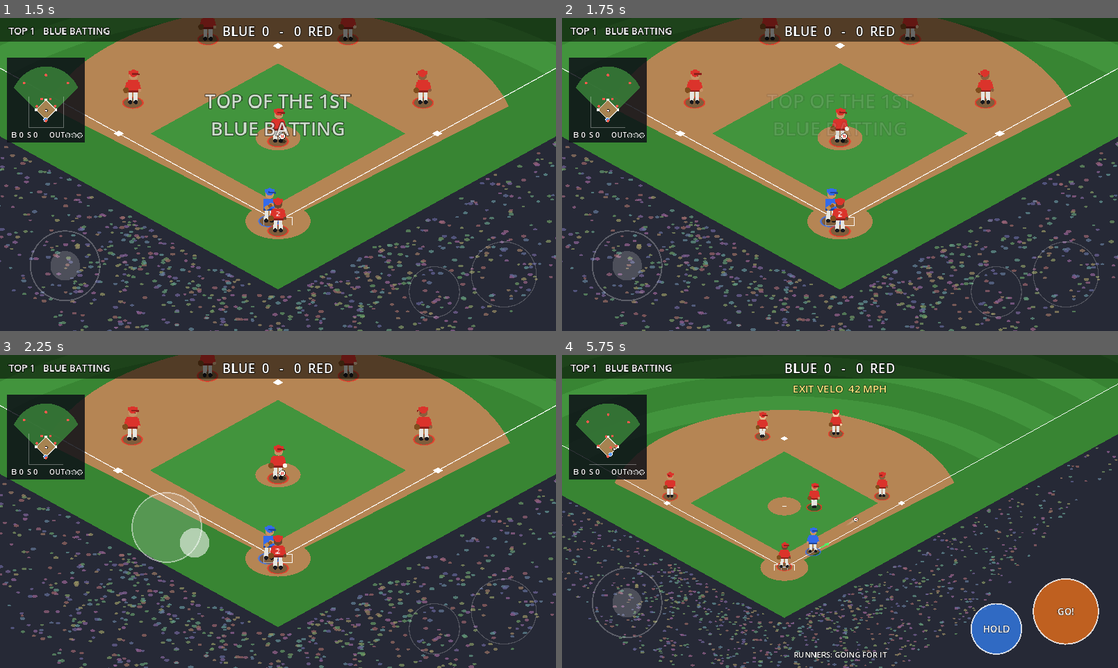
Above: before the commit, frames 1-4 (two rows, left to right).
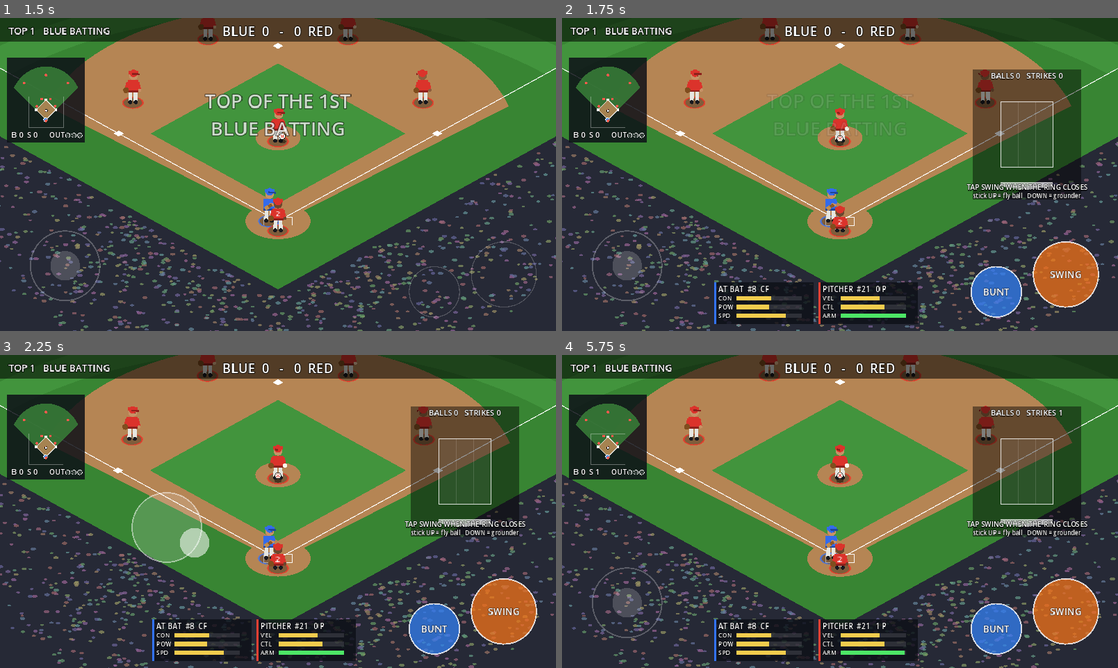
Above: after the commit, the same moments.

Repository: Kirmalo/road-trip-baseball
Game: Godot game, scene res://main.tscn
The game is run twice, just before and just after one commit, with the same random seed, the same clock (stepped at 60 frames per second) and the same inputs.
Inputs (mouse positions are in pixels of both pictures, inside the frame that each line leads up to):
- Up to frame 1 (1.5 s): click "EASY" at 0.5 s; tap Enter at 1.25 s; move the mouse to (400, 158) at 1.27 s; hold D from 1.28 s (still down); tap J at 1.35 s; click (400, 158) at 1.42 s
- Up to frame 2 (1.75 s): keep holding D; tap Space at 1.52, 1.55 s
- Up to frame 3 (2.25 s): tap Space at 1.82 s; release D at 2 s; drag from (166, 527) to (250, 574) at 2.02 s
- Up to frame 4 (5.75 s): move the mouse to (895, 442) at 2.77 s; hold D 2.78-3.5 s; tap J at 2.85 s; tap Space at 3.05, 4.52, 4.55, 4.82 s; drag from (812, 574) to (673, 464) at 3.52 s; move the mouse to (1006, 558) at 4.27 s; hold A 4.28-5 s; tap 1 at 4.35 s; drag from (673, 464) to (756, 433) at 5.02 s

Frame 1 is identical in both runs. In frame 2, 16% of the frame differs, in the area x 8-97%, y 16-98%; in frame 3, 16%; in frame 4, 50%, in the area x 0-100%, y 0-100%.

Commit message:
Phase 3: a deeper duel, power swing, smarter CPU, tap to skip
Research priorities P5-P9:
- Power swing: hold SWING and let go at the right moment (narrower
  window, more carry); a quick tap stays the normal swing and is still
  timed at the press.
- The CPU pitches and bats to the count: strikes when behind, chase
  pitches with two strikes, takes 3-0, sits on the fastball in hitter's
  counts, protects with two strikes, and power hitters swing hard in
  hitter's counts.
- Mistake pitches: a missed meter usually hangs flat over the middle,
  CPU pitchers throw the odd hanger (more when tired, more on Easy), and
  hangers get hit harder. Aiming at a corner shrinks the green zone.
- CPU runners: steal only in sensible situations; forced runners take
  only a few steps on a catchable fly. The fielder with the ball has a
  white ring.
- Tap A or B to skip pauses, slow motion and home run trots.
- Retuned CPU contact so averages stay on target (79 pitches, 9.5 runs,
  3.3 strikeouts per game).

Co-Authored-By: Claude Opus 5.5 <noreply@anthropic.com>
Claude-Session: https://claude.ai/code/session_01K8WPuaLY5ntaKqKiFmwy7x

Diff:
--- a/scripts/main.gd
+++ b/scripts/main.gd
@@ -41,7 +41,7 @@
 const MOUND := Vector2(0, -60.5 * FT)
 
 const SWING_DELAY := 0.12             # seconds from pressing SWING to the bat reaching the plate
-const CPU_WINDOW := 0.135             # CPU batters: how early or late they can be and still hit it
+const CPU_WINDOW := 0.12              # CPU batters: how early or late they can be and still hit it
 const BUNT_WINDOW := 0.25
 const METER_PERIOD := 1.1             # seconds for the pitch meter to sweep across and back
 const HOLD_AUTO_TIME := 2.5           # your fielder makes the best play by himself after this long
@@ -60,6 +60,8 @@
 const DIVE_REACH := 9.0 * FT          # a diving fielder can reach this far
 const DERBY_OUTS := 10
 const RELIEF_AT := 0.5
+const POWER_HOLD := 0.16               # hold SWING longer than this and let go for a power swing
+const POWER_WINDOW := 0.72             # a power swing's timing window, as a share of the normal one
 const TOUCH_LATENCY := 0.03            # touch screens report a tap a little late; a swing counts this much earlier                 # you can bring in a reliever once your pitcher's energy drops below this
 
 # fielding spots in feet: P, C, 1B, 2B, SS, 3B, LF, CF, RF
@@ -92,6 +94,7 @@
 var team_data := [{}, {}]              # Ratings.make_team(): "players" (by role) and "staff" (starter + 2 relievers)
 var pitcher_idx := [0, 0]              # which of the staff is pitching
 var pitch_brk := Vector2.ZERO           # this pitch's late break (zone units), for the panel
+var pitch_hang := false                # a mistake: a flat pitch hanging over the plate
 
 # steals, pickoffs and other plays that aren't a ball in play
 var special_play := ""                 # "steal" or "pickoff" while one runs as a live play
@@ -133,6 +136,12 @@
 var contact_bunt := false
 var cpu_swing_at := -1.0
 var cpu_stick := 0.0
+var cpu_power := false
+var swing_power := false               # this swing is a power swing (narrower window, more carry)
+var contact_power := false
+var a_down_usec := -1                  # SWING held down since (usec), -1 = not held
+var a_down_clock := -1.0               # the pitch clock when it went down (-1 = pressed before the pitch)
+var ht_power := false                  # --humantest: this swing is a scripted power swing
 var zone_show := 0.0
 var meter_active := false              # your pitch meter is sweeping
 var meter_t := 0.0
@@ -281,6 +290,7 @@
 	root.add_child(controls)
 	controls.a_pressed.connect(_on_a_pressed)
 	controls.b_pressed.connect(_on_b_pressed)
+	controls.a_released.connect(_on_a_released)
 	controls.base_pressed.connect(_on_base_pressed)
 	controls.pitch_pressed.connect(_on_pitch_pressed)
 	controls.small_pressed.connect(_on_small_pressed)
@@ -501,6 +511,9 @@
 	meter_active = false
 	meter_t = 0.0
 	meter_pos = -1.0
+	swing_power = false
+	contact_power = false
+	batter.loading = false
 	batter.swing_t = -1.0
 	batter.bunting = false
 	batter.position = Vector2(-3.6 * FT, 0)
@@ -531,9 +544,13 @@
 		if c != null:
 			var p := clampf((float(c.r["speed"]) - 50.0) / 90.0, 0.0, 0.3)
 			if c.on_base == 2:
-				p *= 0.5
+				p *= 0.5 if outs == 1 else 0.0   # steal third only with one out
 			if outs == 2:
 				p *= 0.7
+			if balls == 3 or (strikes == 2 and balls < 2):
+				p *= 0.3                         # not into a likely walk, nor in a pitcher's count
+			if absf(score[batting] - score[fielding]) >= 4:
+				p = 0.0                          # not with a big lead or a big deficit
 			c.steal_intent = rng.randf() < p
 	_set_leads()
 	ball.hold(_pitcher())
@@ -757,7 +774,12 @@
 
 func _cpu_pick_pitch() -> int:
 	var menu_t := pitch_menu()
-	if rng.randf() < 0.5 or balls == 3:
+	var fb := 0.5
+	if balls > strikes or balls == 3:
+		fb = 0.78   # behind in the count: the fastball he can throw for a strike
+	elif strikes == 2:
+		fb = 0.35   # ahead: his out pitch
+	if rng.randf() < fb:
 		return FASTBALL
 	return menu_t[rng.randi() % menu_t.size()]
 
@@ -765,12 +787,16 @@
 	# your pitch meter's green zone: the level, the pitcher's control, and how tired he is
 	var e := pitcher_energy()
 	var c := float(pitcher_r()["control"])
-	return Difficulty.value(level, "meter_green") * (0.75 + c * 0.005) * (0.6 + 0.4 * minf(1.0, e * 2.0))
+	var g: float = Difficulty.value(level, "meter_green") * (0.75 + c * 0.005) * (0.6 + 0.4 * minf(1.0, e * 2.0))
+	# aiming at the edge of the zone is risky: the green zone shrinks as the aim nears a corner
+	var edge := clampf((maxf(absf(aim.x), absf(aim.y)) - 0.55) / 0.45, 0.0, 1.0)
+	return g * (1.0 - 0.4 * edge)
 
 func _throw_pitch(type: int) -> void:
 	if phase != PRE_PITCH or meter_active:
 		return
 	pitch_type = type
+	pitch_hang = false
 	if human_pitching():
 		# start the meter; the pitch goes when you stop it
 		meter_active = true
@@ -790,19 +816,27 @@
 	meter_active = false
 	var off := absf(meter_pos)
 	var green := meter_green()
-	var scatter := 0.05
+	stat("meter_" + ("green" if off <= green else "miss"))
 	if off <= green:
 		show_message("ON TARGET", 0.7)
+		_deliver_pitch(aim + _gauss2(0.05))
+		return
+	var miss := (off - green) / (1.0 - green)
+	if rng.randf() < 0.65:
+		# the usual mistake: it flattens out and hangs over the middle of the plate
+		pitch_hang = true
+		show_message("HANGING...", 0.7)
+		_deliver_pitch(aim.lerp(Vector2(0, -0.25), clampf(0.4 + miss * 0.6, 0.0, 1.0)) + _gauss2(0.08))
 	else:
-		scatter = 0.12 + (off - green) / (1.0 - green) * 0.55
-	stat("meter_" + ("green" if off <= green else "miss"))
-	_deliver_pitch(aim + _gauss2(scatter))
+		_deliver_pitch(aim + _gauss2(0.12 + miss * 0.55))   # or it gets away from him
 
 func _deliver_pitch(loc: Vector2) -> void:
 	var pr := pitcher_r()
 	var e := pitcher_energy()
 	pitch_loc = loc
 	pitch_brk = BREAK[pitch_type] * (_pitch_rating(pitch_type) / 60.0)
+	if pitch_hang:
+		pitch_brk *= 0.3   # a hanger barely breaks
 	var vel := float(pr["velocity"])
 	var fb_dur := lerpf(0.92, 0.76, vel / 100.0) + (1.0 - e) * 0.08
 	pitch_dur = fb_dur + SLOWER[pitch_type] + rng.randf_range(-0.02, 0.02)
@@ -822,11 +856,26 @@
 func _cpu_pitch_target(lv: int) -> Vector2:
 	if derby:
 		return Vector2(rng.randf_range(-0.6, 0.6), rng.randf_range(-0.6, 0.6))
+	# the odd mistake: more when he's tired, and more on Easy
+	var mistake := 0.03 + (1.0 - pitcher_energy()) * 0.1 + (0.04 if lv == Difficulty.EASY else 0.0)
+	if rng.randf() < mistake:
+		pitch_hang = true
+		return Vector2(rng.randf_range(-0.35, 0.35), rng.randf_range(-0.6, -0.1))
+	# pitching to the count: behind, he has to throw strikes; ahead with two strikes, he makes you chase
 	var strike_chance := Difficulty.value(lv, "cpu_strikes")
 	if balls == 3:
-		strike_chance = 0.8
+		strike_chance = 0.85 if strikes < 2 else 0.75
+	elif balls > strikes:
+		strike_chance = maxf(strike_chance, 0.68)
+	elif strikes == 2:
+		strike_chance = 0.32
 	if rng.randf() < strike_chance:
 		return Vector2(rng.randf_range(-0.85, 0.85), rng.randf_range(-0.85, 0.85))
+	if strikes == 2:
+		# a chase pitch just off the plate, usually low or away
+		var low := rng.randf() < 0.6
+		return Vector2(rng.randf_range(-0.9, 0.9), rng.randf_range(1.05, 1.4)) if low \
+			else Vector2(rng.randf_range(1.05, 1.4) * (1.0 if rng.randf() < 0.5 else -1.0), rng.randf_range(-0.8, 0.8))
 	return Vector2(rng.randf_range(-1.45, 1.45), rng.randf_range(-1.45, 1.45))
 
 func _plan_cpu_swing() -> void:
@@ -836,21 +885,34 @@
 		p = Difficulty.value(lv, "cpu_zone_swing")
 	elif absf(pitch_loc.x) < 1.35 and absf(pitch_loc.y) < 1.35:
 		p = Difficulty.value(lv, "cpu_chase") * (1.0 + _pitch_rating(pitch_type) / 200.0 if pitch_type != FASTBALL else 1.0)
+	var hitters_count := balls >= 2 and balls > strikes
 	if strikes == 2:
-		p += 0.15
+		p += 0.15            # protect the plate
+	if balls == 3 and strikes == 0:
+		p *= 0.2             # 3-0: take
+	if pitch_hang:
+		p = maxf(p, 0.85)    # a hanger: everybody swings
 	if rng.randf() >= p:
 		return
 	var con := float(batter.r["contact"])
-	var te := rng.randfn(0.0, Difficulty.value(lv, "cpu_timing_sd") * (1.2 - con * 0.004))
-	te += FOOL[pitch_type] * (_pitch_rating(pitch_type) / 60.0) * minf(1.0, pitcher_energy() * 2.0)   # fooled: out in front
+	var sd: float = Difficulty.value(lv, "cpu_timing_sd") * (1.2 - con * 0.004)
+	if pitch_hang or (hitters_count and pitch_type == FASTBALL):
+		sd *= 0.85           # sitting on it
+	var te := rng.randfn(0.0, sd)
+	if not pitch_hang:
+		te += FOOL[pitch_type] * (_pitch_rating(pitch_type) / 60.0) * minf(1.0, pitcher_energy() * 2.0)   # fooled: out in front
 	cpu_swing_at = maxf(0.05, pitch_dur - SWING_DELAY - te)
 	cpu_stick = 0.0
+	cpu_power = false
+	var pw := float(batter.r["power"])
+	if strikes == 2:
+		return               # two strikes: a short, level swing
 	var roll := rng.randf()
-	var pw := float(batter.r["power"])
-	if roll < 0.06 + pw * 0.0015:
+	if roll < 0.06 + pw * 0.0015 + (0.15 if hitters_count else 0.0):
 		cpu_stick = 1.0      # power hitters try to lift it
 	elif roll < 0.2 + pw * 0.0015:
 		cpu_stick = -1.0
+	cpu_power = hitters_count and pw > 58.0 and rng.randf() < 0.5
 
 func _contact_window(bunt: bool) -> float:
 	# how early or late the swing may be and still hit it; pitches off the plate are harder to hit
@@ -861,6 +923,8 @@
 		w = Difficulty.value(level, "swing_window")
 	if not bunt and batter != null and not batter.r.is_empty():
 		w *= Ratings.contact_mult(float(batter.r["contact"]))
+	if not bunt and swing_power:
+		w *= POWER_WINDOW
 	var d := maxf(absf(pitch_loc.x), absf(pitch_loc.y))
 	if d > 1.0:
 		w *= clampf(1.0 - (d - 1.0) * 1.1, 0.25, 1.0)
@@ -875,10 +939,14 @@
 	var since := clampf(float(Time.get_ticks_usec() - last_phys_usec) / 1000000.0, 0.0, 1.0 / 30.0)
 	return pitch_clock + since - (0.0 if humantest else TOUCH_LATENCY)
 
-func _start_swing(stick: float, bunt: bool, at_clock := -1.0) -> void:
+func _start_swing(stick: float, bunt: bool, at_clock := -1.0, power := false) -> void:
 	if swung or phase != PITCHING:
 		return
 	swung = true
+	swing_power = power and not bunt
+	batter.loading = false
+	if swing_power:
+		stat("power_swings")
 	batter.bunting = bunt
 	if not bunt:
 		batter.swing_t = 0.0
@@ -894,8 +962,11 @@
 		contact_te = te
 		contact_stick = stick
 		contact_bunt = bunt
+		contact_power = swing_power
 	elif feel != "PERFECT!":
 		feel = "WAY " + feel
+	if swing_power:
+		feel = "POWER " + feel
 	if human_batting():
 		swing_text = "BUNT" if bunt and contact_at >= 0.0 else feel
 		swing_text_timer = 1.1
@@ -915,6 +986,11 @@
 		speed = (54.0 + 64.0 * q) * (1.0 if _in_zone(pitch_loc) else 0.85) + rng.randf_range(-6.0, 6.0)
 		speed += Ratings.power_ft(float(batter.r["power"])) - (_pitch_rating(pitch_type) - 50.0) * 0.08
 		speed += (1.0 - pitcher_energy()) * 6.0   # a tired pitcher gets hit harder
+		if pitch_hang:
+			speed += 4.0                          # and a hanger gets hit hardest
+		if contact_power:
+			speed += 9.0
+			launch += 4.0
 		launch = 10.0 + rng.randfn(0.0, 15.0) - pitch_loc.y * 6.0 + contact_stick * 18.0
 		if perfect:
 			# PERFECT always means a hard, well-struck ball: the luck goes into where it goes, not how it's hit
@@ -1475,7 +1551,7 @@
 		return
 	if r.forced:
 		r.goal = r.on_base + 1
-		r.halfway = in_air and r != batter_runner
+		r.halfway = in_air and r != batter_runner   # a few steps off the bag, ready to get back
 		return
 	var next: int = r.on_base + 1
 	if in_air:
@@ -1725,18 +1801,64 @@
 func _on_a_pressed() -> void:
 	if menu_open or game_over:
 		return
+	if _try_skip():
+		return
 	if phase == PRE_PITCH and human_pitching():
 		if meter_active:
 			_release_meter()
-	elif phase == PITCHING and human_batting():
-		_start_swing(_stick(), false, _press_clock())
+	elif (phase == PITCHING or phase == PRE_PITCH) and human_batting() and not swung and a_down_usec < 0:
+		# SWING down: a quick tap swings at this moment; holding it loads a power swing for when you let go
+		a_down_usec = Time.get_ticks_usec()
+		a_down_clock = _press_clock() if phase == PITCHING else -1.0
+		batter.loading = true
 	elif phase == LIVE and human_batting():
 		run_mode = RUN_GO
 		show_message("GO! GO! GO!", 0.7)
 		_runner_decisions()
 
+func _tap_pending() -> bool:
+	# SWING is down but not yet long enough to be a power swing: wait for the release before calling the pitch
+	return a_down_usec >= 0 and a_down_clock >= 0.0 and float(Time.get_ticks_usec() - a_down_usec) / 1000000.0 < POWER_HOLD
+
+func _on_a_released() -> void:
+	if a_down_usec < 0:
+		return
+	var held := float(Time.get_ticks_usec() - a_down_usec) / 1000000.0
+	var press_clock := a_down_clock
+	a_down_usec = -1
+	a_down_clock = -1.0
+	batter.loading = false
+	if phase != PITCHING or not human_batting() or swung:
+		return
+	if held < POWER_HOLD and press_clock >= 0.0:
+		_start_swing(_stick(), false, press_clock)            # a tap: timed when your finger hit the screen
+	elif held >= POWER_HOLD:
+		_start_swing(_stick(), false, _press_clock(), true)   # a power swing: timed when you let go
+
+func _try_skip() -> bool:
+	# tap to hurry along: the pause after a play, slow motion, a home run trot
+	if phase == PAUSE and pause_timer > 0.25 and after_pause != "":
+		pause_timer = 0.25
+		_end_slowmo()
+		return true
+	if phase == LIVE and hr_called and not runners.is_empty():
+		for r in runners.duplicate():
+			_score_runner(r)
+		_end_slowmo()
+		return true
+	if slowmo_left > 0.0:
+		_end_slowmo()
+		return true
+	return false
+
+func _end_slowmo() -> void:
+	slowmo_left = 0.0
+	Engine.time_scale = 1.0
+
 func _on_b_pressed() -> void:
 	if menu_open or game_over:
+		return
+	if _try_skip():
 		return
 	if phase == PRE_PITCH and human_pitching():
 		if meter_active:
@@ -1777,6 +1899,8 @@
 	_play_on_base(ball.holder, b)
 
 func _unhandled_input(event: InputEvent) -> void:
+	if event is InputEventKey and not event.pressed and (event.keycode == KEY_J or event.keycode == KEY_SPACE):
+		_on_a_released()
 	if event is InputEventKey and event.pressed and not event.echo:
 		if event.keycode == KEY_J or event.keycode == KEY_SPACE:
 			_on_a_pressed()
@@ -1803,6 +1927,18 @@
 	if phase == PITCHING and human_batting():
 		return [Vector2.ZERO, Vector2.UP, Vector2.DOWN][_frame / 400 % 3]
 	return Vector2.ZERO
+
+func ht_power_try() -> bool:
+	# decided once per pitch: about one swing in four is a scripted power swing
+	if pitch_clock < 0.05:
+		ht_power = _in_zone(pitch_loc) and rng.randf() < 0.25
+	return ht_power
+
+func _ht_release_after(_sec: float) -> void:
+	# the scripted thumb lets go now; a power swing must look held, so backdate its press
+	if ht_power:
+		a_down_usec = Time.get_ticks_usec() - int(POWER_HOLD * 2.0 * 1000000.0)
+	_on_a_released()
 
 func _humantest_presses() -> void:
 	if phase == PRE_PITCH and human_batting() and _frame % 40 == 0 and _steal_candidate() != null and not steal_on and rng.randf() < 0.3:
@@ -1818,12 +1954,20 @@
 				_on_pitch_pressed(rng.randi() % pitch_menu().size())
 		elif meter_active and (absf(meter_pos) < 0.08 or meter_t > 1.8):
 			_on_a_pressed()
-	elif phase == PITCHING and human_batting() and not swung and pitch_clock >= pitch_dur - SWING_DELAY + ht_swing_err:
+	elif phase == PITCHING and human_batting() and not swung and a_down_usec < 0 and ht_power_try() \
+			and pitch_clock >= pitch_dur - SWING_DELAY - 0.35:
+		_on_a_pressed()   # load a power swing
+	elif phase == PITCHING and human_batting() and not swung and a_down_usec >= 0 and ht_power \
+			and pitch_clock >= pitch_dur - SWING_DELAY + ht_swing_err:
+		_ht_release_after(0.0)
+	elif phase == PITCHING and human_batting() and not swung and a_down_usec < 0 and not ht_power \
+			and pitch_clock >= pitch_dur - SWING_DELAY + ht_swing_err:
 		if _in_zone(pitch_loc) or rng.randf() < 0.03:
 			if rng.randf() < 0.08:
 				_on_b_pressed()
 			else:
 				_on_a_pressed()
+				_ht_release_after(0.0)
 	elif phase == LIVE:
 		if human_pitching() and ball.state == BallScript.HELD and is_human(ball.holder) and ball.holder.hold_timer > 0.5:
 			var b := best_play(ball.holder, true)
@@ -1916,11 +2060,11 @@
 			ball.pitch_t = minf(1.0, pitch_clock / pitch_dur)
 			if cpu_swing_at >= 0.0 and pitch_clock >= cpu_swing_at:
 				cpu_swing_at = -1.0
-				_start_swing(cpu_stick, false)
+				_start_swing(cpu_stick, false, -1.0, cpu_power)
 			if contact_at >= 0.0 and pitch_clock >= contact_at:
 				contact_at = -1.0
 				_resolve_contact()
-			elif contact_at < 0.0 and pitch_clock >= pitch_dur:
+			elif contact_at < 0.0 and pitch_clock >= pitch_dur and not _tap_pending():
 				_pitch_result()
 		LIVE:
 			_live_update(delta)
--- a/scripts/player.gd
+++ b/scripts/player.gd
@@ -38,6 +38,7 @@
 # batter
 var swing_t := -1.0
 var bunting := false
+var loading := false       # SWING held down: bat cocked back for a power swing
 
 # ratings (ratings.gd) and what they mean here
 var r: Dictionary = {}
@@ -129,7 +130,7 @@
 	var b: Vector2 = game.base_pos(on_base + 1)
 	var step: float = run_speed * delta / a.distance_to(b)
 	if goal > on_base:
-		if not (halfway and seg_t >= 0.25):
+		if not (halfway and seg_t >= 0.12):
 			seg_t += step
 		if seg_t >= 1.0:
 			seg_t = 0.0
@@ -158,6 +159,8 @@
 		draw_arc(Vector2.ZERO, ground_r, 0, TAU, 32, col, 3.0)
 	if game.is_human(self):
 		draw_arc(Vector2.ZERO, 21.0, 0, TAU, 32, Color(1, 0.9, 0.2), 3.5)
+	elif mode == FIELDER and game.phase == game.LIVE and game.ball.state == game.ball.HELD and game.ball.holder == self:
+		draw_arc(Vector2.ZERO, 21.0, 0, TAU, 32, Color(1, 1, 1, 0.9), 3.0)
 	if mode == RUNNER and game.phase == game.LIVE and run_delay <= 0.0:
 		# green arrow: running to the next base. Red: going back
 		var to_b: int = on_base + 1 if goal > on_base else on_base
@@ -189,6 +192,8 @@
 	# cocked back, swept through the zone on a swing, squared up for a bunt (an angle on the ground)
 	if bunting:
 		return -0.15
+	if loading and swing_t < 0.0:
+		return 2.6
 	if swing_t >= 0.0:
 		return lerpf(2.0, -2.8, minf(1.0, swing_t / 0.24))
 	return 2.0
Not shown, changed: README.txt
Not shown, changed: CLAUDE.md
Not shown, changed: docs/VISION.md
